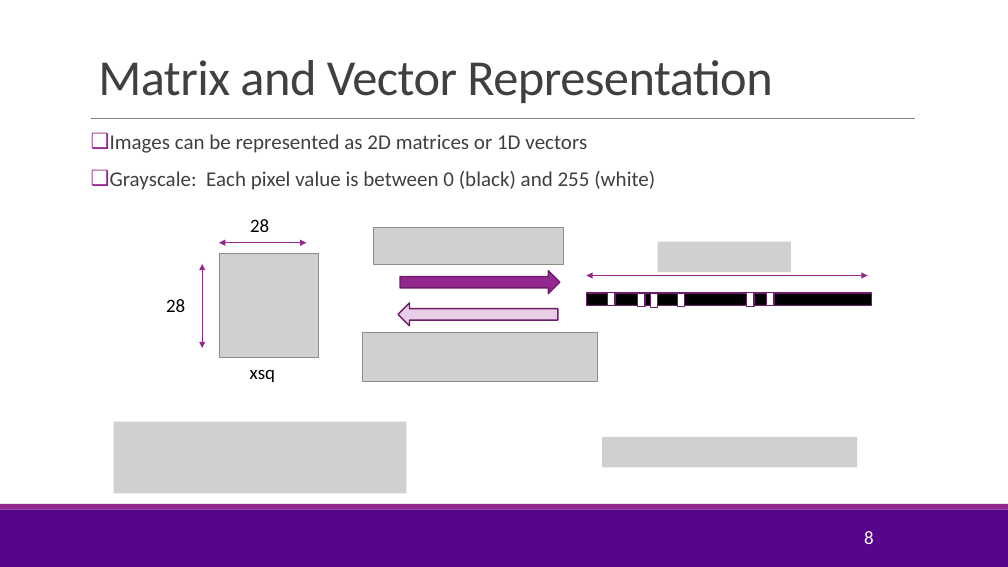
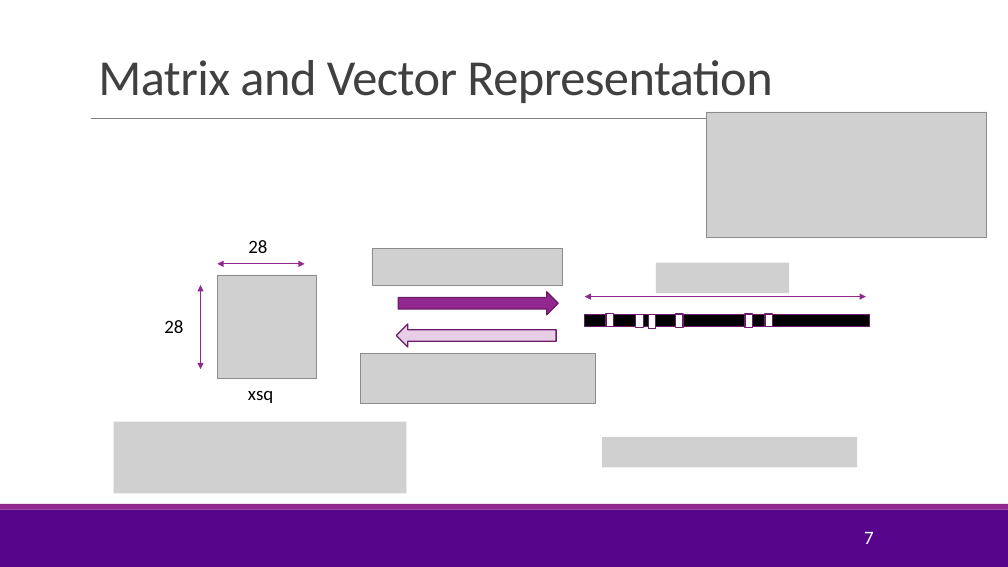
Before and after one commit to sdrangan/introml, a slide deck: slide 7 of lectures/Lect08_SVM.pptx (slide 8 before the commit). Drawn at 1008x567 pixels with LibreOffice and Linux fonts; fonts in the diff are those of the drawing; grey boxes stand for pictures; background and template pictures are left out. Boxes give left, top, right and bottom in pixels: in the first picture for what was removed or moved away, otherwise in the second. Text is boxed around its words. In the diff, an @@ line names an element or a change of style, - is before the commit and + after.

```diff
--- a/lectures/Lect08_SVM.pptx
+++ b/lectures/Lect08_SVM.pptx
@@ picture added at (707,112,988,237) @@
@@ text removed at (110,134,655,190) @@
-❑ Images can be represented as 2D matrices or 1D vectors
-❑ Grayscale: Each pixel value is between 0 (black) and 255 (white)
@@ 7 rectangles, 3 pictures, 3 texts, 2 right arrows, 2 double arrows: place and size @@
-7 rectangles, 3 pictures, 3 texts, 2 right arrows, 2 double arrows at (166,219,872,382)
+7 rectangles, 3 pictures, 3 texts, 2 right arrows, 2 double arrows at (164,240,870,403)
@@ picture added at (656,262,789,293) @@
@@ picture removed at (658,241,791,271) @@
@@ double arrow moved from (203, 264) - (203, 348) to (200, 285) - (200, 369) @@
@@ page number at (864,532,874,544): text changed @@
-8
+7
```
Also in this commit, not shown: 2 other slides changed, 1 slide added, 2 slides removed, 2 other files.
